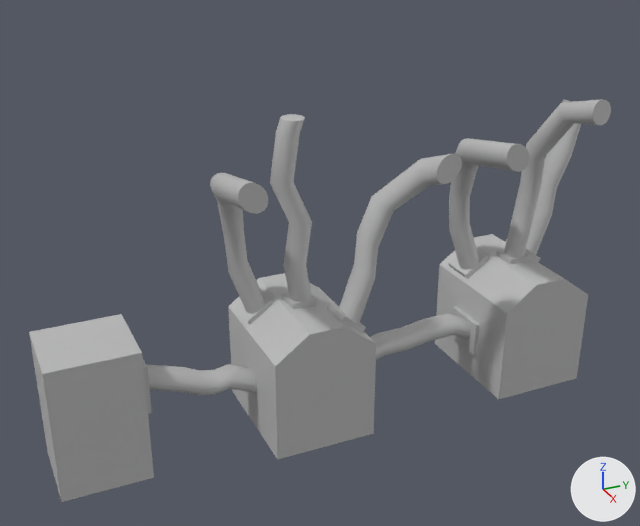
A saved change to the FBX model Assets/Models/Pipe_Uncombined.fbx.
Both versions are drawn from a 50 mm camera at (0.11, 0.0221, 0.1064) aimed at (0.0011, 0.0711, 0.0519). The lights are fixed; the arrows at lower right show +X, +Y and +Z. Where no turn or scale is listed for an object, it has been applied to the vertices.

Before the edit, the objects in view are built like this:
```python
ob_pcube6 = bpy.data.objects.new('pCube6', me_mesh_010)
ob_pcube6.location = (0.0, 0.0688, 0.0358)
ob_pcylinder11 = bpy.data.objects.new('pCylinder11', me_mesh_002)
ob_pcylinder11.location = (-0.0042, 0.0925, 0.0576)
ob_pcylinder12 = bpy.data.objects.new('pCylinder12', me_mesh_003)
ob_pcylinder12.location = (-0.0048, 0.1217, 0.0576)
ob_pcylinder13 = bpy.data.objects.new('pCylinder13', me_mesh_004)
ob_pcylinder13.location = (0.0, 0.0673, 0.0603)
ob_pcylinder14 = bpy.data.objects.new('pCylinder14', me_mesh_005)
ob_pcylinder14.location = (0.0, 0.108, 0.0603)
ob_pcylinder15 = bpy.data.objects.new('pCylinder15', me_mesh_006)
ob_pcylinder15.location = (-0.0042, 0.0541, 0.0576)
ob_pcylinder17 = bpy.data.objects.new('pCylinder17', me_mesh_008)
ob_pcylinder17.location = (0.0051, 0.0825, 0.0576)
# also in view: 'pCube5' at (0.0, 0.1064, 0.0362); 'pCylinder10' at (0.0, 0.0875, 0.0346); 'pCylinder16' at (0.0, 0.0524, 0.0361); 'pCube4' at (0.0, 0.0368, 0.0358)
```
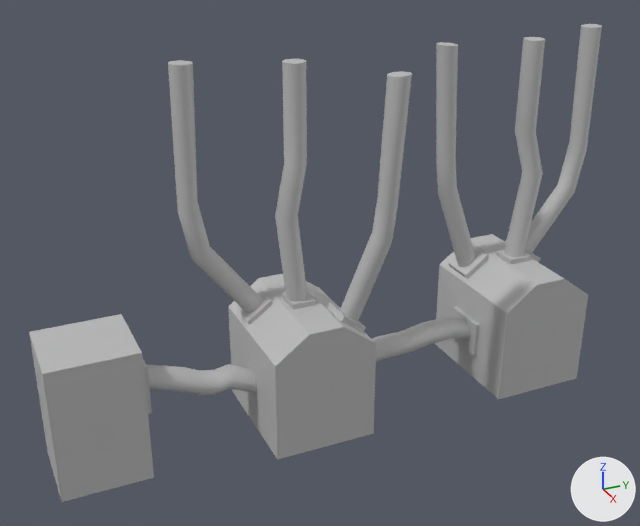
The newer file is also turned or shifted as a whole; pictures and numbers use the older file's frame.

What differs and where, as boxes [x1, y1, x2, y2] in the pictures (640 x 526 px):
'pCylinder22', added
    after: [168, 60, 262, 313]
'pCylinder24', added
    after: [340, 71, 412, 322]
'pCylinder20', added
    after: [275, 59, 308, 302]
'pCylinder17', deleted
    before: [339, 154, 462, 323]
'pCylinder19', added
    after: [504, 37, 545, 257]
'pCylinder23', added
    after: [436, 42, 475, 267]
'pCylinder21', added
    after: [525, 24, 602, 252]
'pCylinder13', deleted
    before: [270, 114, 312, 302]
'pCylinder14', deleted
    before: [504, 99, 611, 258]
'pCylinder11', deleted
    before: [449, 138, 530, 270]
'pCylinder15', deleted
    before: [210, 173, 268, 314]
'pCylinder12', deleted
    before: [526, 99, 581, 255]

The change in detail:
Mesh me_mesh_010_1 is new.
It has 82 vertices, 100 faces and spans x -0.0058..0.0006, y -0.0088..-0.0002, z -0.0164..0.0213.
It uses material mat_lambert1 (grey #bcbcbc).
Mesh me_mesh_007_1 is new.
It has 82 vertices, 100 faces and spans x -0.0016..0.0016, y -0.01..0.0031, z -0.0164..0.0233.
It uses material mat_lambert1 (grey #bcbcbc).
Mesh me_mesh_009_1 is new.
It has 82 vertices, 100 faces and spans x -0.0016..0.0016, y 0.0005..0.0099, z -0.0164..0.0213.
It uses material mat_lambert1 (grey #bcbcbc).
Mesh me_mesh_008_1 is new.
It has 82 vertices, 100 faces and spans x -0.0016..0.0016, y -0.0031..0.01, z -0.0164..0.0233.
It uses material mat_lambert1 (grey #bcbcbc).
Mesh me_mesh_005_1 is new.
It has 82 vertices, 100 faces and spans x -0.0016..0.0016, y -0.0016..0.0039, z -0.0178..0.0178.
It uses material mat_lambert1 (grey #bcbcbc).
Mesh me_mesh_006_1 is new.
It has 82 vertices, 100 faces and spans x -0.0016..0.0027, y -0.0036..0.0016, z -0.0178..0.0178.
It uses material mat_lambert1 (grey #bcbcbc).
Object 'pCylinder12' (ob_pcylinder12) is deleted.
Object 'pCylinder11' (ob_pcylinder11) is deleted.
Object 'pCylinder15' (ob_pcylinder15) is deleted.
Object 'pCylinder14' (ob_pcylinder14) is deleted.
Object 'pCylinder13' (ob_pcylinder13) is deleted.
Object 'pCylinder17' (ob_pcylinder17) is deleted.
Object 'pCylinder24' (ob_pcylinder24) is new; it shows me_mesh_010_1.
Its location is (0.0092, 0.0812, 0.0593).
Object 'pCylinder21' (ob_pcylinder21) is new; it shows me_mesh_007_1.
Its location is (-0.0048, 0.1201, 0.0586).
Object 'pCylinder23' (ob_pcylinder23) is new; it shows me_mesh_009_1.
Its location is (-0.0049, 0.0926, 0.0598).
Object 'pCylinder22' (ob_pcylinder22) is new; it shows me_mesh_008_1.
Its location is (-0.0044, 0.0549, 0.0586).
Object 'pCylinder19' (ob_pcylinder19) is new; it shows me_mesh_005_1.
Its location is (-0.0001, 0.1068, 0.0638).
Object 'pCylinder20' (ob_pcylinder20) is new; it shows me_mesh_006_1.
Its location is (-0.0001, 0.0679, 0.0638).
